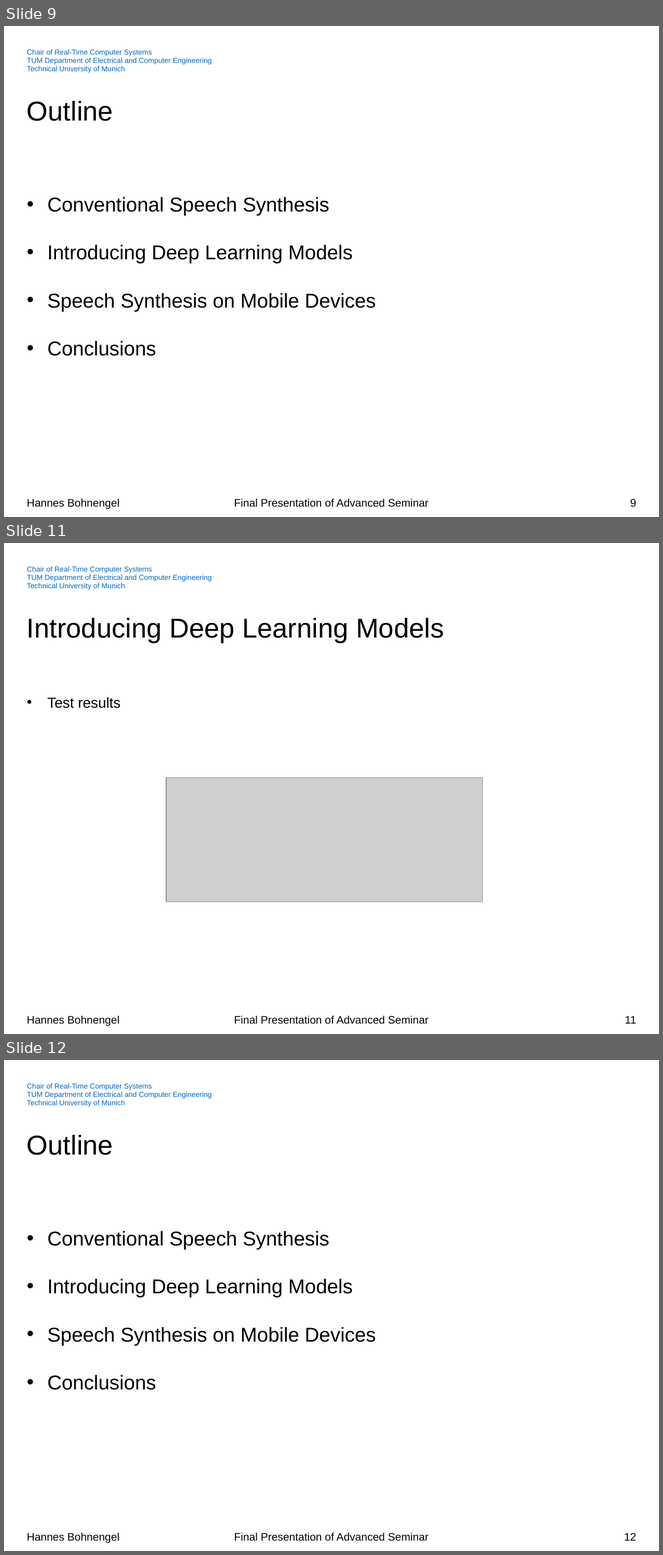
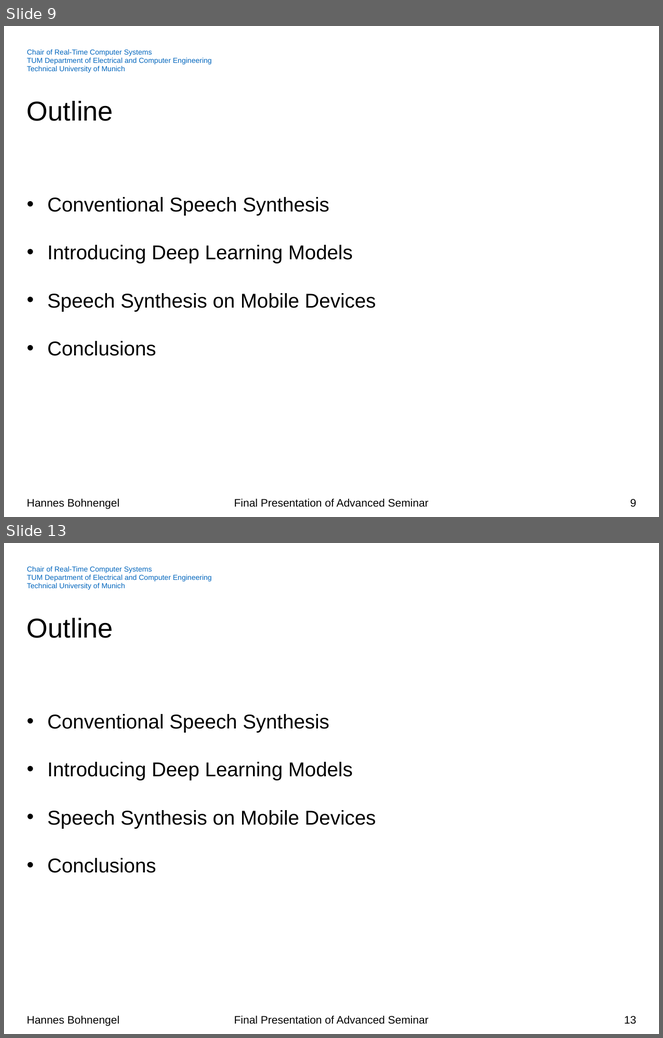
Before and after one commit to hannesb0/deeplearning, a slide deck: pres/Final_Presentation_V02.pptx. Shown one above the other, each under a label of ours: slides 9, 11 and 12 before the commit, slides 9 and 13 after it; the slides between them are not shown. The pictures are 663x1555 and 663x1038 pixels, drawn with LibreOffice and Linux fonts; fonts in the diff are those of the drawing; grey boxes stand for pictures; background and template pictures are left out. Boxes give left, top, right and bottom in pixels: in the first picture for what was removed or moved away, otherwise in the second. Text is boxed around its words. In the diff, an @@ line names an element or a change of style, - is before the commit and + after.

```diff
--- a/pres/Final_Presentation_V02.pptx
+++ b/pres/Final_Presentation_V02.pptx
@@ slide 11 removed at [4,543,659,1034], background #FFFFFF; not listed: 3 template elements that a slide beside it also shows @@
@@ title removed at [27,618,444,643] @@
-Introducing Deep Learning Models
@@ text removed at [47,697,120,708] @@
-• Test results
@@ picture removed at [166,778,483,902] @@
@@ page number removed at [625,1016,636,1024] @@
-11
@@ what was slide 12 is now slide 13 @@
@@ page number at [624,1016,636,1025]: text changed @@
-12
+13
```
Also in this commit, not shown: 7 slides changed, 5 slides added, 7 other slides removed.
